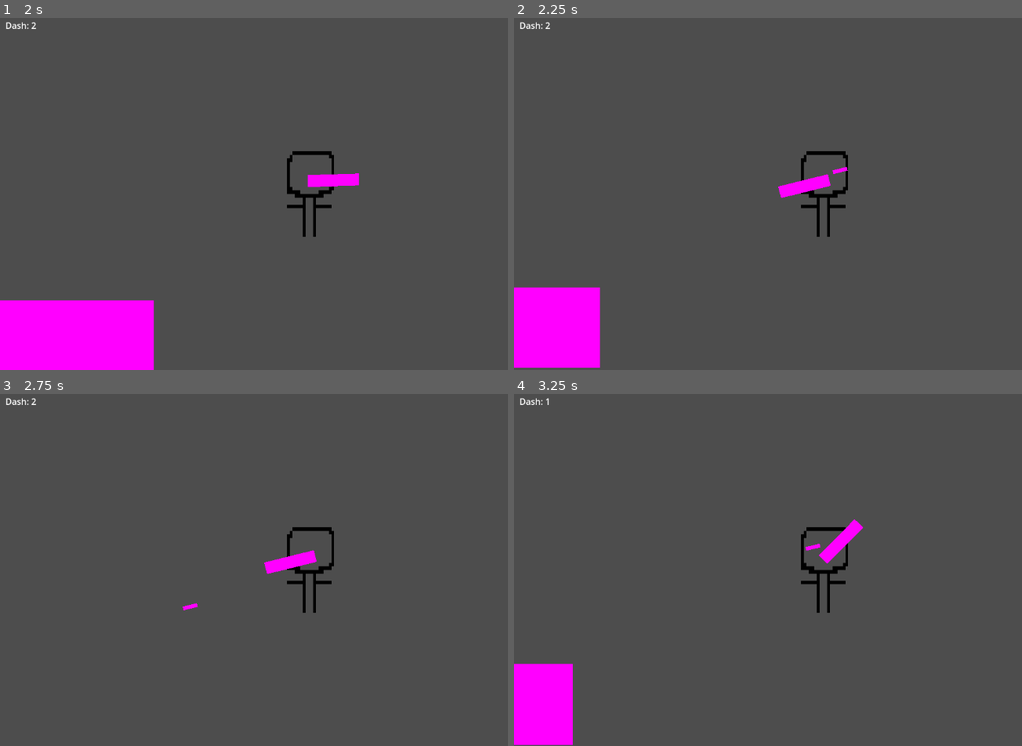
Above: before the commit, frames 1-4 (two rows, left to right).
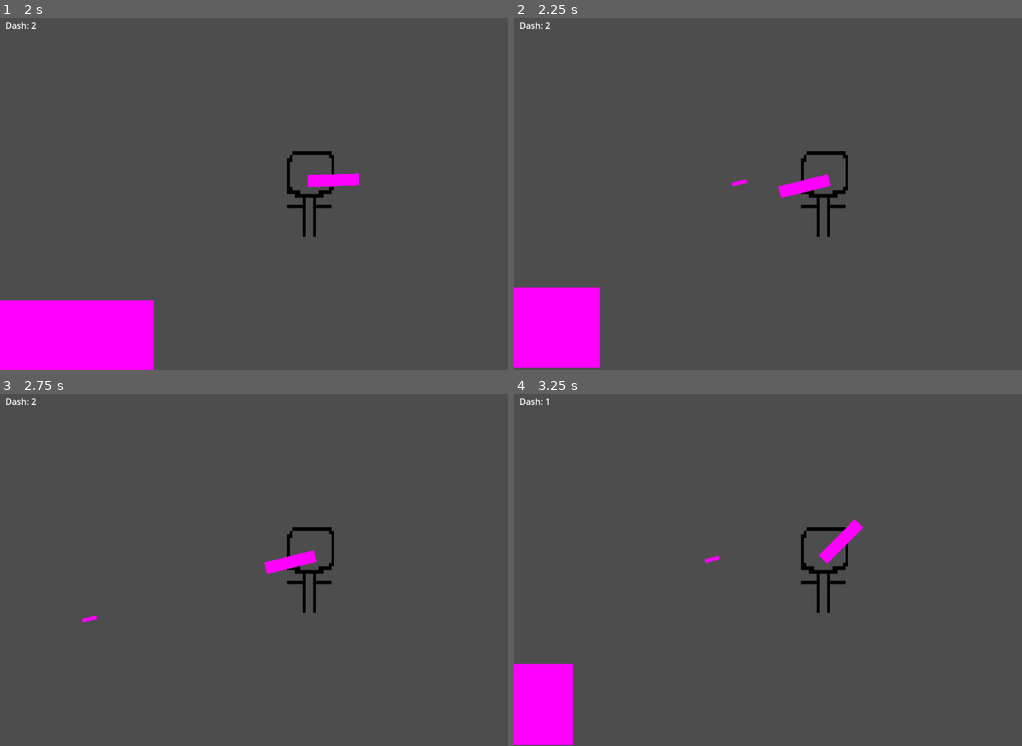
Above: after the commit, the same moments.

Repository: Sheep26/2DMultiplayerShooter
Game: Godot game, scene res://Scenes/MainMenu/MainMenu.tscn
The game is run twice, just before and just after one commit, with the same random seed, the same clock (stepped at 60 frames per second) and the same inputs.
Inputs (mouse positions are in pixels of both pictures, inside the frame that each line leads up to):
- Up to frame 1 (2 s): click "Singleplayer" at 0.5 s; tap Enter at 1.25 s; move the mouse to (452, 176) at 1.27 s; hold Right (right) from 1.28 s (still down); tap E (dash) at 1.35 s; tap W (jump) at 1.52 s
- Up to frame 2 (2.25 s): keep holding Right (right); move the mouse to (701, 211) at 2.02 s; click (701, 211) at 2.1 s
- Up to frame 3 (2.75 s): keep holding Right (right); tap W (jump) at 2.27 s
- Up to frame 4 (3.25 s): move the mouse to (889, 492) at 2.77 s; release Right (right) at 2.78 s; hold Left (left) from 2.78 s (still down); tap E (dash) at 2.85 s

Frame 1 is identical in both runs. In frame 2, less than 0.1% of the frame differs, in the area x 42-66%, y 42-48%; in frame 3, less than 0.1%, in the area x 16-40%, y 59-66%; in frame 4, less than 0.1%.

Commit message:
bullets goto mouse end of gun

Diff:
--- a/Scripts/Gun.gd
+++ b/Scripts/Gun.gd
@@ -9,7 +9,7 @@
 # Called every frame. 'delta' is the elapsed time since the previous frame.
 func _process(_delta):
 	var angle = get_angle_to(get_global_mouse_position())
-	var angle2Vector2 = Vector2(cos(rad_to_deg(angle)), sin(rad_to_deg(angle)))
+	var angle2Vector2 = Vector2(cos(deg_to_rad(rotation_degrees)), sin(deg_to_rad(rotation_degrees)))
 	print (angle2Vector2)
 	rotate(angle)
 	if Input.is_action_just_pressed("fire"):
